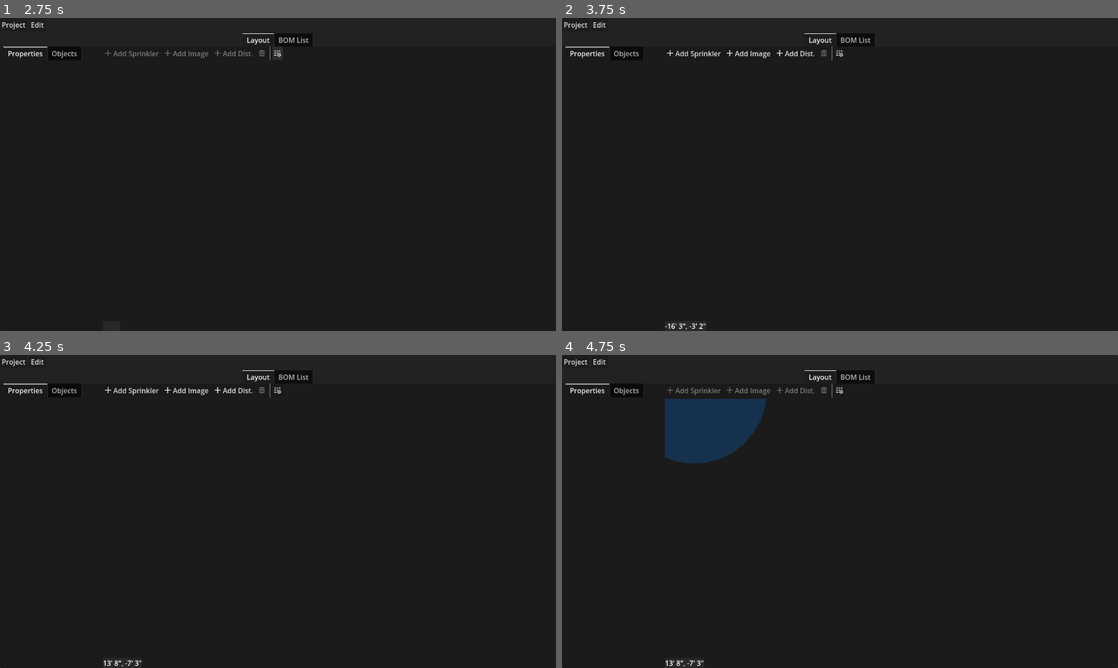
Above: before the commit, frames 1-4 (two rows, left to right).
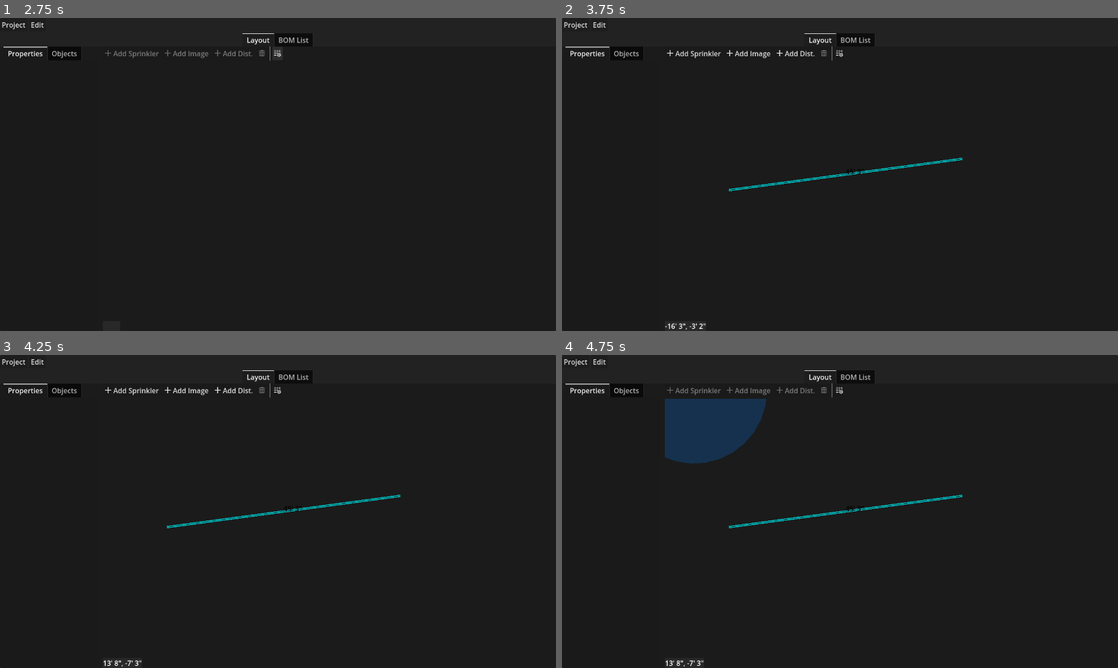
Above: after the commit, the same moments.

Repository: hankedan000/yardscaper
Game: Godot game, scene res://Main.tscn
Same seed, same stepped clock (60 frames per second), same inputs: the game is played once before the commit and once after it.
Inputs (mouse positions are in pixels of both pictures, inside the frame that each line leads up to):
- Up to frame 1 (2.75 s): click "New Project" at 0.5 s; click "Add Dist." at 1.25 s; click (278, 52) at 2 s
- Up to frame 2 (3.75 s): tap Enter at 2.75 s; move the mouse to (962, 158) at 2.77 s; tap Delete at 2.85 s; click (962, 158) at 2.92 s; tap Space at 3.5 s; drag from (728, 190) to (962, 158) at 3.52 s
- Up to frame 3 (4.25 s): no input
- Up to frame 4 (4.75 s): click "Add Sprinkler" at 4.25 s

Frame 1 is identical in both runs. In frame 2, 0.3% of the frame differs, in the area x 30-72%, y 44-56%; in frame 3, 0.3%; in frame 4, 0.3%.
Error before the commit: Invalid assignment of property or key 'shape' with value of type 'RectangleShape2D' on a base object of type 'null instance'. (res://scenes/world_objects/Dista…

Commit message:
Fixes null reference when instancing a new DistanceMeasurement

Diff:
--- a/SprinklerDesigner/scenes/ui/LayoutPanel/LayoutPanel.gd
+++ b/SprinklerDesigner/scenes/ui/LayoutPanel/LayoutPanel.gd
@@ -14,6 +14,7 @@
 @onready var world_container          := $HSplitContainer/Layout/World/ViewportContainer
 @onready var mouse_pos_label          := $HSplitContainer/Layout/World/MousePosLabel
 
+@export var DistanceMeasurementScene : PackedScene = null
 @export var SprinklerScene : PackedScene = null
 
 enum Mode {
@@ -220,7 +221,7 @@
 	img_dialog.popup_centered()
 
 func _on_add_dist_measure_pressed():
-	dist_meas_to_add = DistanceMeasurement.new()
+	dist_meas_to_add = DistanceMeasurementScene.instantiate()
 	dist_meas_to_add.user_label = TheProject.get_unique_name('DistanceMeasurement')
 	world_container.objects.add_child(dist_meas_to_add)
 	mode = Mode.AddDistMeasureA
--- a/SprinklerDesigner/scenes/ui/LayoutPanel/LayoutPanel.tscn
+++ b/SprinklerDesigner/scenes/ui/LayoutPanel/LayoutPanel.tscn
@@ -1,7 +1,8 @@
-[gd_scene load_steps=12 format=3 uid="uid://xyp0got3c5dp"]
+[gd_scene load_steps=13 format=3 uid="uid://xyp0got3c5dp"]
 
 [ext_resource type="Script" path="res://scenes/ui/LayoutPanel/LayoutPanel.gd" id="1_o5pl2"]
 [ext_resource type="PackedScene" uid="uid://g5yh8tb0v6bk" path="res://scenes/world_objects/Sprinkler/Sprinkler.tscn" id="2_16d6l"]
+[ext_resource type="PackedScene" uid="uid://db8wvn8xh27x0" path="res://scenes/world_objects/DistanceMeasurement/DistanceMeasurement.tscn" id="2_rmdn3"]
 [ext_resource type="PackedScene" uid="uid://co2gtkorldd8j" path="res://scenes/ui/SprinklerPropertyEditor/SprinklerPropertyEditor.tscn" id="3_itpjk"]
 [ext_resource type="PackedScene" uid="uid://bujgf1ym2asal" path="res://scenes/ui/ImageNodePropertyEditor/ImageNodePropertyEditor.tscn" id="4_legmd"]
 [ext_resource type="PackedScene" uid="uid://c7ey0qd3m5ads" path="res://scenes/ui/ObjectsList/ObjectsList.tscn" id="5_p3ckg"]
@@ -23,6 +24,7 @@
 grow_horizontal = 2
 grow_vertical = 2
 script = ExtResource("1_o5pl2")
+DistanceMeasurementScene = ExtResource("2_rmdn3")
 SprinklerScene = ExtResource("2_16d6l")
 
 [node name="ImgDialog" type="FileDialog" parent="."]
--- a/SprinklerDesigner/scripts/Project.gd
+++ b/SprinklerDesigner/scripts/Project.gd
@@ -13,7 +13,7 @@
 
 const SprinklerScene : PackedScene = preload("res://scenes/world_objects/Sprinkler/Sprinkler.tscn")
 const ImageNodeScene : PackedScene = preload("res://scenes/world_objects/ImageNode/ImageNode.tscn")
-const DistanceMeasurmentScene : PackedScene = preload("res://scenes/world_objects/DistanceMeasurement/DistanceMeasurement.tscn")
+const DistanceMeasurementScene : PackedScene = preload("res://scenes/world_objects/DistanceMeasurement/DistanceMeasurement.tscn")
 
 var project_path = ""
 var objects = []
@@ -192,7 +192,7 @@
 				img_node.deserialize(obj_ser)
 				add_object(img_node)
 			'DistanceMeasurement':
-				var dist := DistanceMeasurmentScene.instantiate()
+				var dist := DistanceMeasurementScene.instantiate()
 				dist.deserialize(obj_ser)
 				add_object(dist)
 			_:
